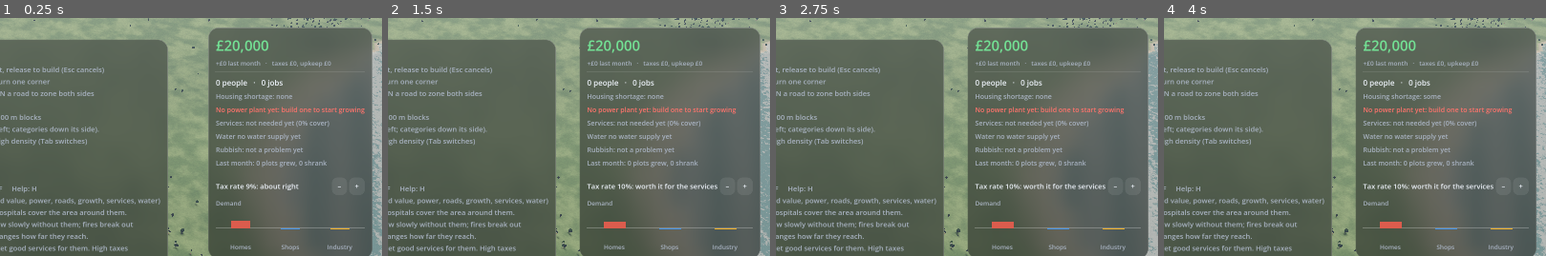
Above: before the commit, frames 1-4 (left to right).
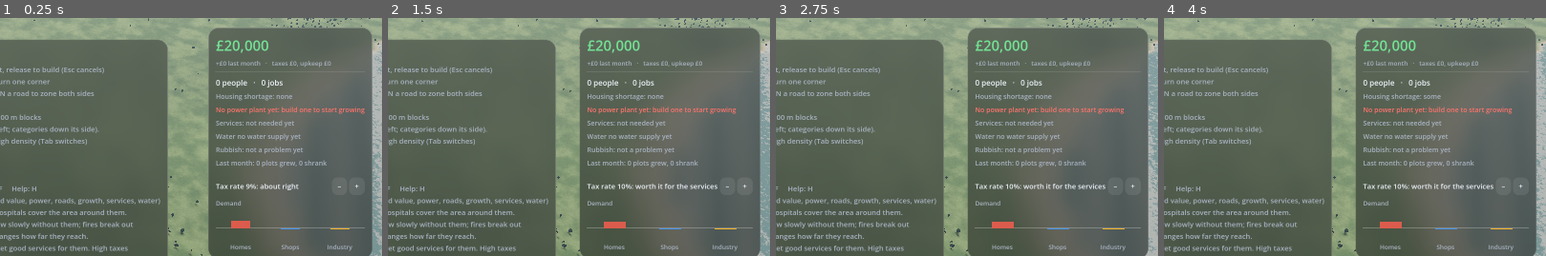
Above: after the commit, the same moments.

Repository: samdickie/city-sim-creator
Game: Godot game, scene res://game3d.tscn
Same seed, same stepped clock (60 frames per second), same inputs: the game is played once before the commit and once after it.
Inputs:
- Up to frame 1 (0.25 s): no input
- Up to frame 2 (1.5 s): click "+" at 0.5 s; click "Play" at 1.25 s
- Up to frame 3 (2.75 s): click "Play" at 2 s
- Up to frame 4 (4 s): click "Normal" at 2.75 s; click "Normal" at 3.5 s
The pictures show only the part of the screen within x 50-100%, y 0-50%; the shares and areas given below are measured in that part.

The runs differ from the first frame. In frame 1, less than 0.1% of the frame differs, in the area x 77-87%, y 43-46%; in frame 2, 0.1%, in the area x 73-82%, y 43-46%; in frame 3, 0.1%; in frame 4, 0.1%.

Commit message:
HUD: honest services wording when nothing is built
"Services: patchy (0% cover)" showed in a town of ~900 with no services.
The word compared cover with what residents expect (which grows with
population), so 0% cover only read as "poor" past 1,000 people. Now:
no services and town big enough (fires/police start mattering) -> "none
yet (build a police or fire station)"; smaller towns -> "not needed
yet"; services built but covering no homes -> "not reaching homes".
Otherwise the existing words and cover %. No balance changes.

Co-Authored-By: Claude Opus 5.5 <noreply@anthropic.com>
Claude-Session: https://claude.ai/code/session_01TJfN1XR5FkkXgydyT6DSGx

Diff:
--- a/scripts/hud.gd
+++ b/scripts/hud.gd
@@ -608,9 +608,15 @@
 		rubbish_label.text += " (build a landfill or recycling)"
 	rubbish_label.add_theme_color_override("font_color", BAD if sim.rubbish_shortfall() > 0.3 else TEXT_DIM)
 	var service_word: String = sim.services_word()
-	services_label.text = "Services: %s (%d%% cover)" % [service_word, roundi(sim.service_score * 100.0)]
+	if service_word == "none yet":
+		services_label.text = "Services: none yet (build a police or fire station)"
+	elif service_word == "not needed yet":
+		services_label.text = "Services: not needed yet"
+	else:
+		services_label.text = "Services: %s (%d%% cover)" % [service_word, roundi(sim.service_score * 100.0)]
+	var services_bad: bool = service_word in ["poor", "none yet", "not reaching homes"]
 	services_label.add_theme_color_override("font_color",
-		BAD if service_word == "poor" else (GOOD if service_word == "excellent" else TEXT_DIM))
+		BAD if services_bad else (GOOD if service_word == "excellent" else TEXT_DIM))
 	tax_label.text = "Tax rate %d%%: %s" % [roundi(sim.tax_rate * 100.0), sim.tax_word()]
 	tax_label.add_theme_color_override("font_color", BAD if sim.appeal() < 0.3 else TEXT)
 	demand_box.queue_redraw()
--- a/scripts/simulation.gd
+++ b/scripts/simulation.gd
@@ -1187,10 +1187,29 @@
 	return "people are leaving" if not high else "people are leaving (high taxes, poor services)"
 
 
+func services_built() -> int:
+	# How many police, fire, school and hospital buildings the town has.
+	var total := 0
+	for n in services:
+		total += int(n)
+	return total
+
+
+func services_needed() -> bool:
+	# The town is big enough for missing services to matter (fires, or police).
+	return population >= mini(Settings.FIRE_START_POP, Settings.POLICE_NEEDED_POP)
+
+
 func services_word() -> String:
+	# Honest words first for the cases the cover % can't explain; otherwise how
+	# cover compares with what residents expect (the same gap services_feeling uses).
+	if services_built() == 0:
+		return "none yet" if services_needed() else "not needed yet"
+	if population == 0:
+		return "not needed yet"
+	if service_score < 0.005:
+		return "not reaching homes"
 	var gap := service_score - services_expected()
-	if population < 300:
-		return "not needed yet"
 	if gap >= 0.15:
 		return "excellent"
 	if gap >= 0.0:
